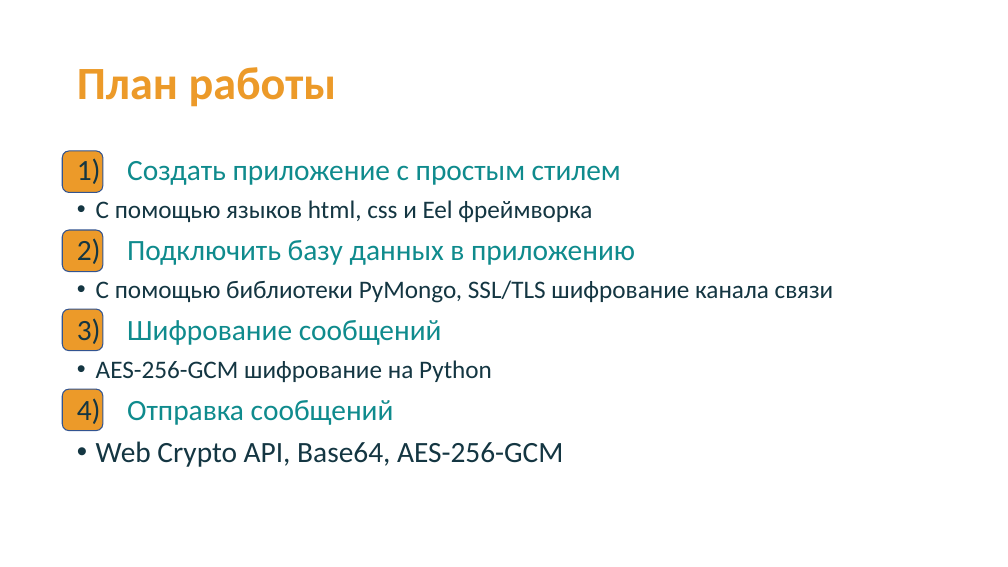
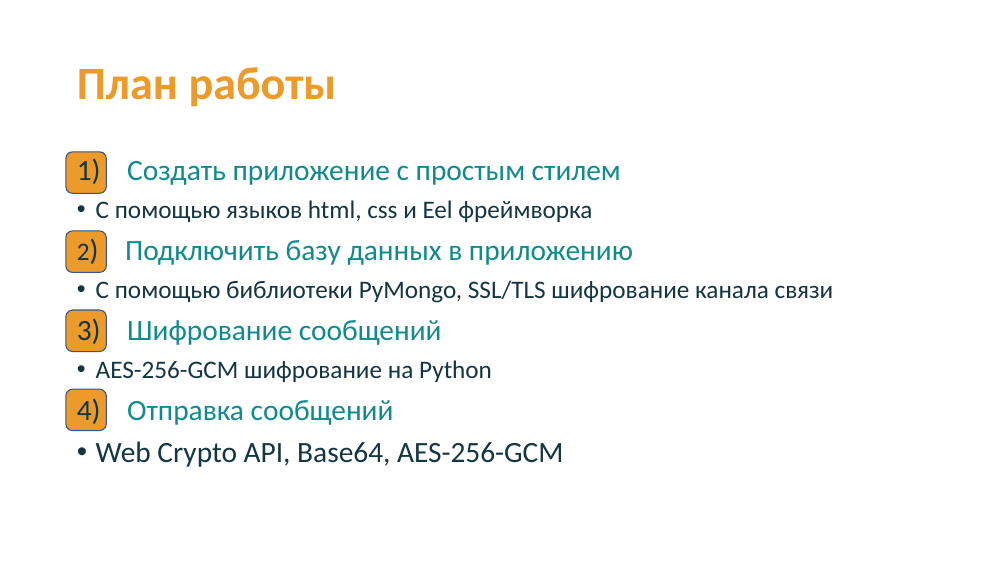
Before and after one commit to Nak1i1/Naki, a slide deck: slide 3 of Мессенджер Naki.pptx. Drawn at 1008x567 pixels with LibreOffice and Linux fonts; fonts in the diff are those of the drawing. Boxes give left, top, right and bottom in pixels: in the first picture for what was removed or moved away, otherwise in the second. Text is boxed around its words. In the diff, an @@ line names an element or a change of style, - is before the commit and + after.

```diff
--- a/Мессенджер Naki.pptx
+++ b/Мессенджер Naki.pptx
@@ 4 rounded rectangles: place and size @@
-4 rounded rectangles at bbox=[62, 151, 103, 431]
+4 rounded rectangles at bbox=[66, 152, 107, 431]
@@ text at bbox=[77, 240, 633, 265]: size 28 to 24 pt in "2)" @@
```
Also in this commit, not shown: 4 other slides changed, 1 other file.
